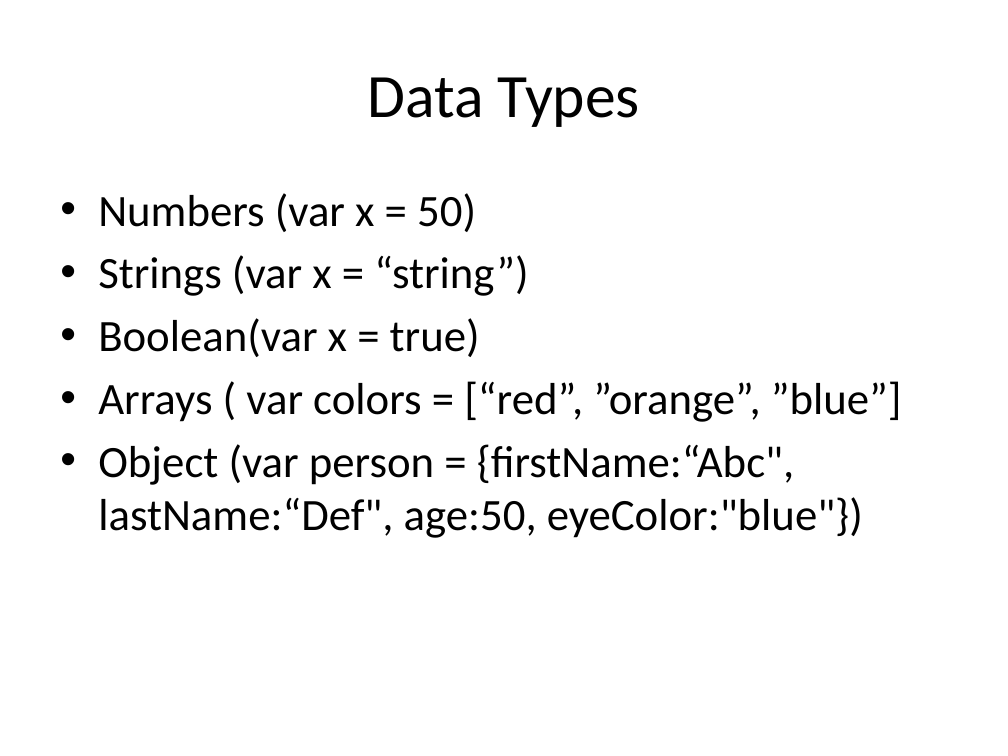
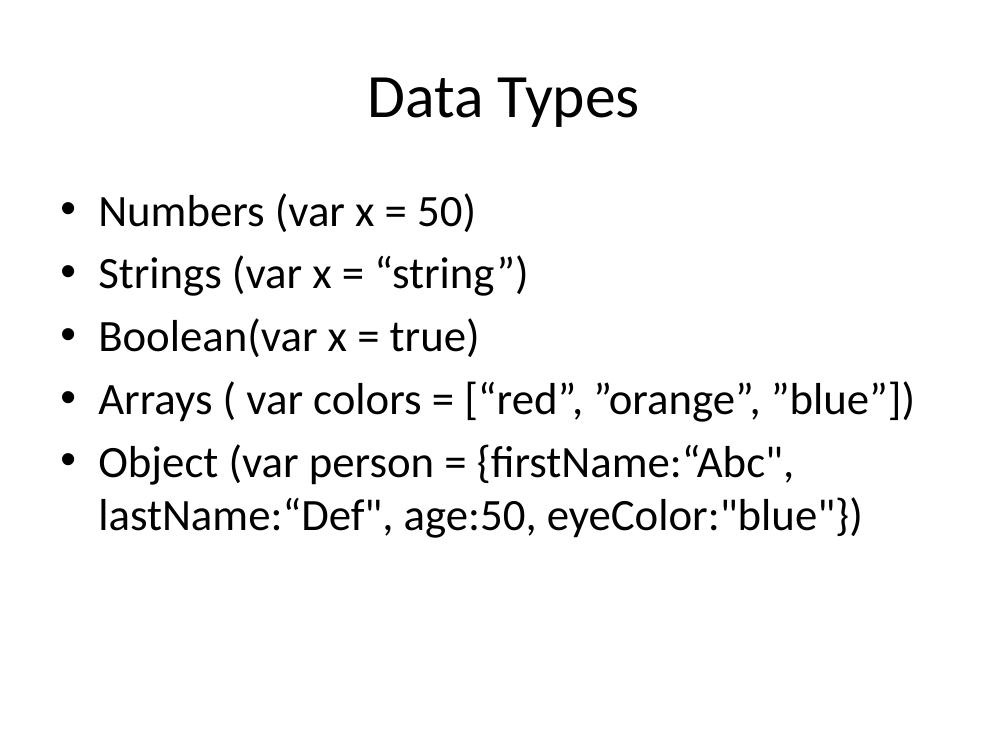
Before and after one commit to ManasaGajulavarthy/Intern_HMIT, a slide deck: slide 8 of JAVASCRIPT.pptx. Drawn at 1008x756 pixels with LibreOffice and Linux fonts; fonts in the diff are those of the drawing. Boxes give left, top, right and bottom in pixels: in the first picture for what was removed or moved away, otherwise in the second. Text is boxed around its words. In the diff, an @@ line names an element or a change of style, - is before the commit and + after.

```diff
--- a/JAVASCRIPT.pptx
+++ b/JAVASCRIPT.pptx
@@ text at [98,381,915,422]: text changed @@
-• Arrays ( var colors = [“red”, ”orange”, ”blue”]
+• Arrays ( var colors = [“red”, ”orange”, ”blue”])
```
Also in this commit, not shown: 9 other slides changed, 7 slides added, 1 slide removed, 1 other file.
